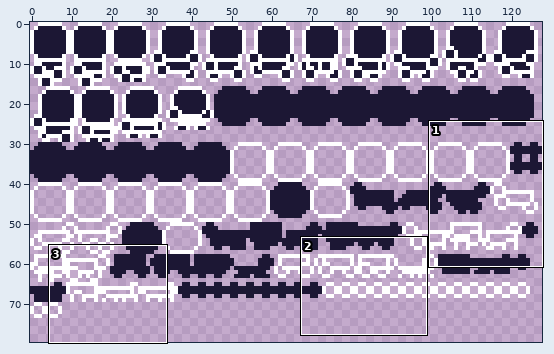
Sprite sheet: content/atlas.png. The picture above shows the old version from afar; the outline marks the close-up.
Close-up. Before the commit:
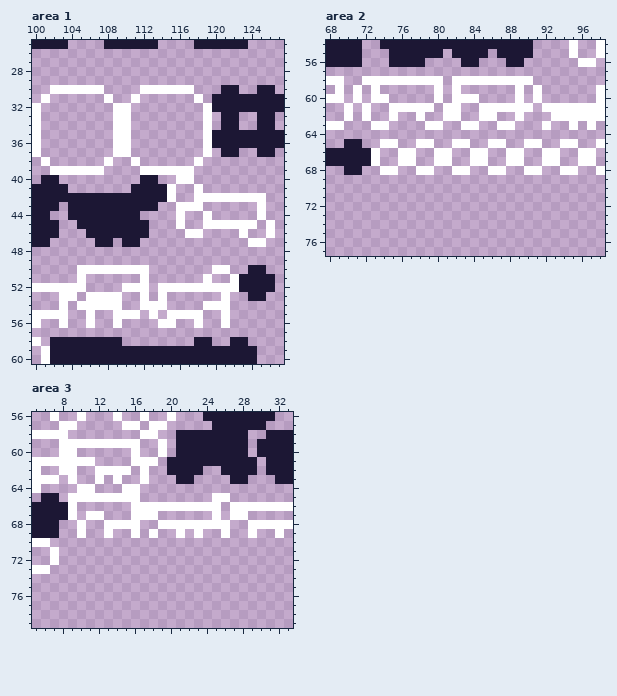
The file is 128x128 pixels. Shown: area 1: x 100..127, y 25..60; area 2: x 68..98, y 54..77; area 3: x 5..33, y 56..79. The wide view leaves out empty margins.
Once edited:
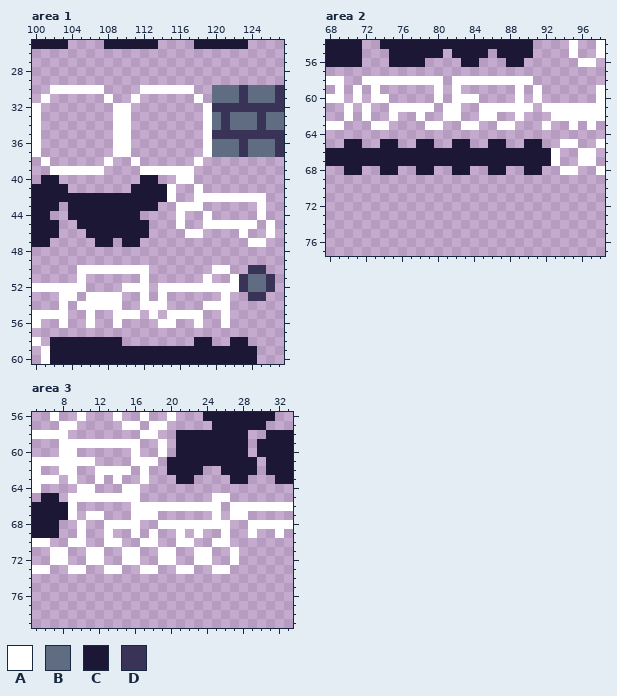
Palette (. is transparent): A #ffffff  B #606c81  C #1c1734  D #393457
Diff:
--- area 1
@@ x 118..127 @@
 29 ..........
-30 ...CC..CC.
-31 A.CCCCCCCC
-32 .ACCCCCCCC
-33 .A.CC..CC.
-34 .A.CC..CC.
-35 .ACCCCCCCC
-36 .ACCCCCCCC
-37 .A.CC..CC.
+30 ..BBBDBBBD
+31 A.BBBDBBBD
+32 .ADDDDDDDD
+33 .ABDBBBDBB
+34 .ABDBBBDBB
+35 .ADDDDDDDD
+36 .ABBBDBBBD
+37 .ABBBDBBBD
 38 A.........
@@ x 121..127 @@
 49 .......
-50 A..CC..
-51 .ACCCC.
-52 AACCCC.
-53 A..CC..
+50 A..DD..
+51 .ADBBD.
+52 AADBBD.
+53 A..DD..
 54 A......
--- area 2
@@ x 68..98 @@
 64 ...............................
-65 ..CC..AA..AA..AA..AA..AA..AA..A
-66 CCCCCA..AA..AA..AA..AA..AA..AA.
-67 CCCCCA..AA..AA..AA..AA..AA..AA.
-68 ..CC..AA..AA..AA..AA..AA..AA..A
+65 ..CC..CC..CC..CC..CC..CC..AA..A
+66 CCCCCCCCCCCCCCCCCCCCCCCCCA..AA.
+67 CCCCCCCCCCCCCCCCCCCCCCCCCA..AA.
+68 ..CC..CC..CC..CC..CC..CC..AA..A
 69 ...............................
--- area 3
@@ x 5..33 @@
 69 CCC..A..A..A.A..A.A..A..A..A.
-70 AA...........................
-71 ..A..........................
-72 ..A..........................
-73 AA...........................
+70 AA..AA..AA..AA..AA..AA.......
+71 ..AA..AA..AA..AA..AA..A......
+72 ..AA..AA..AA..AA..AA..A......
+73 AA..AA..AA..AA..AA..AA.......
 74 .............................
